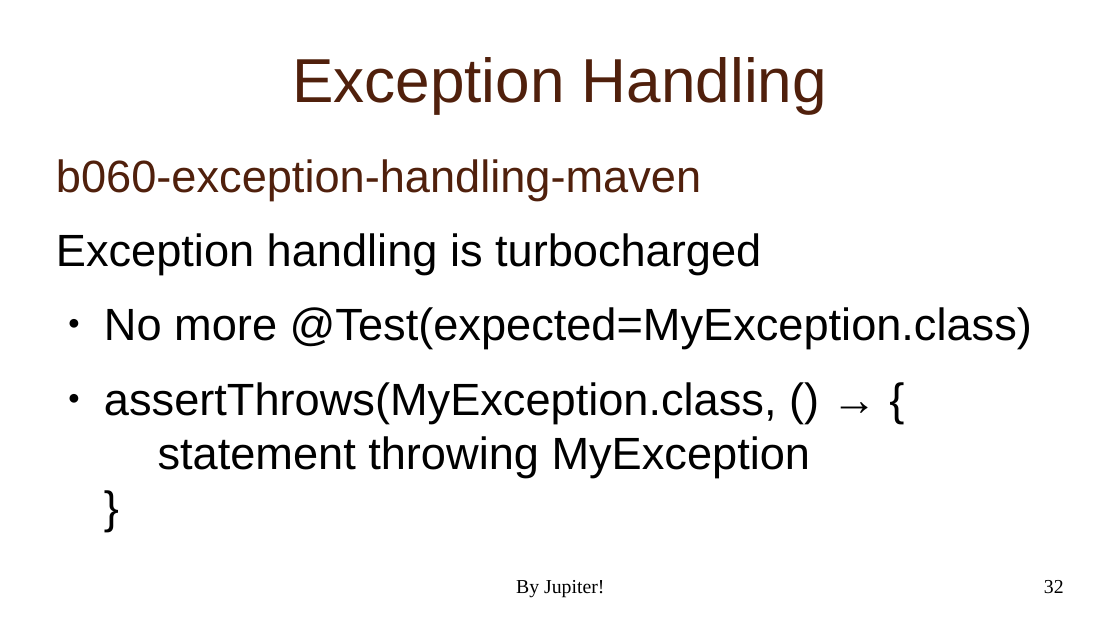
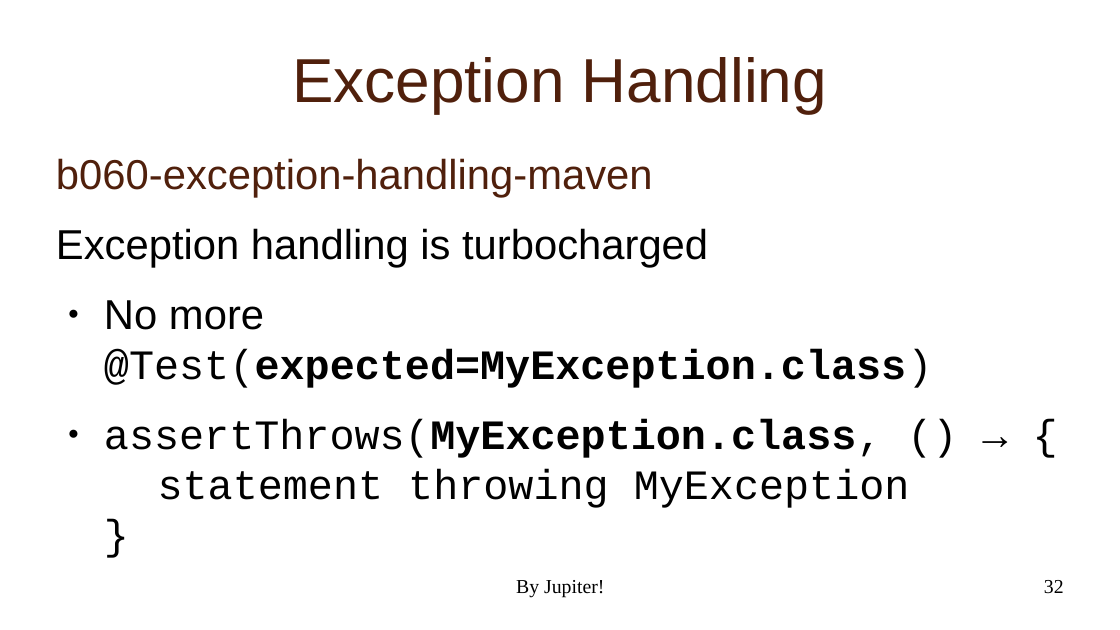
Before and after one commit to NextPoorSlob/JUnit5-Presentation-Sample-Code, a slide deck: slide 32 of ByJupiter.odp. Drawn at 1120x630 pixels with LibreOffice and Linux fonts; fonts in the diff are those of the drawing; background and template pictures are left out. Boxes give left, top, right and bottom in pixels: in the first picture for what was removed or moved away, otherwise in the second. Text is boxed around its words. In the diff, an @@ line names an element or a change of style, - is before the commit and + after.

```diff
--- a/ByJupiter.odp
+++ b/ByJupiter.odp
@@ text "b060-exception-handling-maven" at [56, 158, 932, 508]: size 32 to 29.6 pt; font Arial to Courier New in "@Test(expected=MyException.class)", "assertThrows(MyException.class, () → { statement throwing My ..."; bold on in "@Test(expected=MyException.class)", "assertThrows(MyException.class," @@
```
Also in this commit, not shown: 5 other slides changed, 10 other files.
